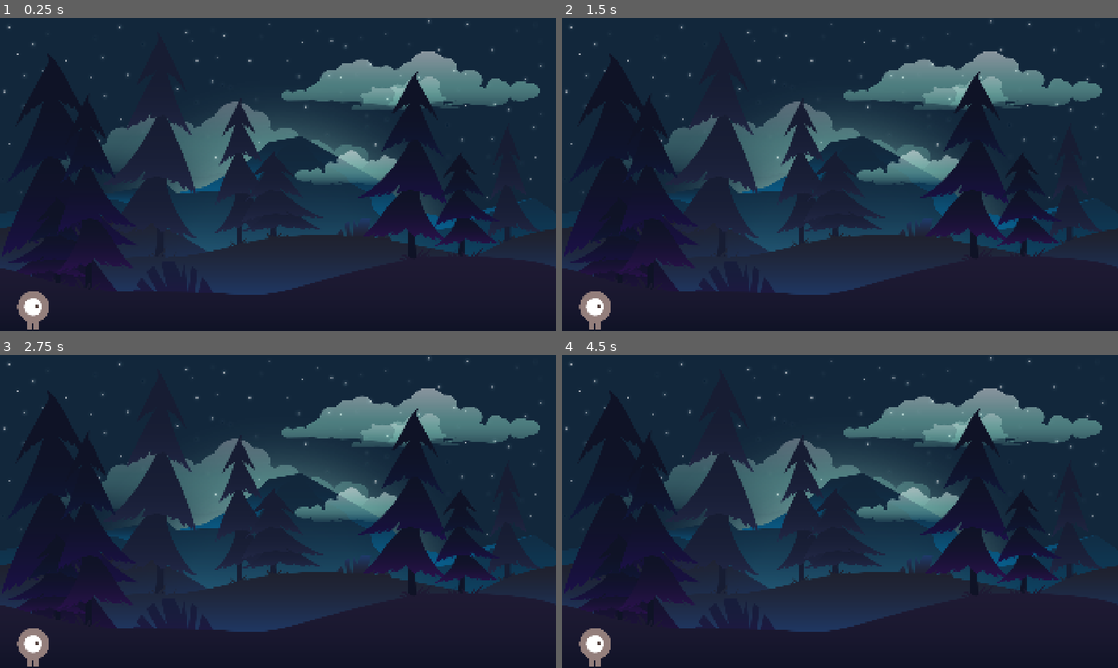
Above: before the commit, frames 1-4 (two rows, left to right).
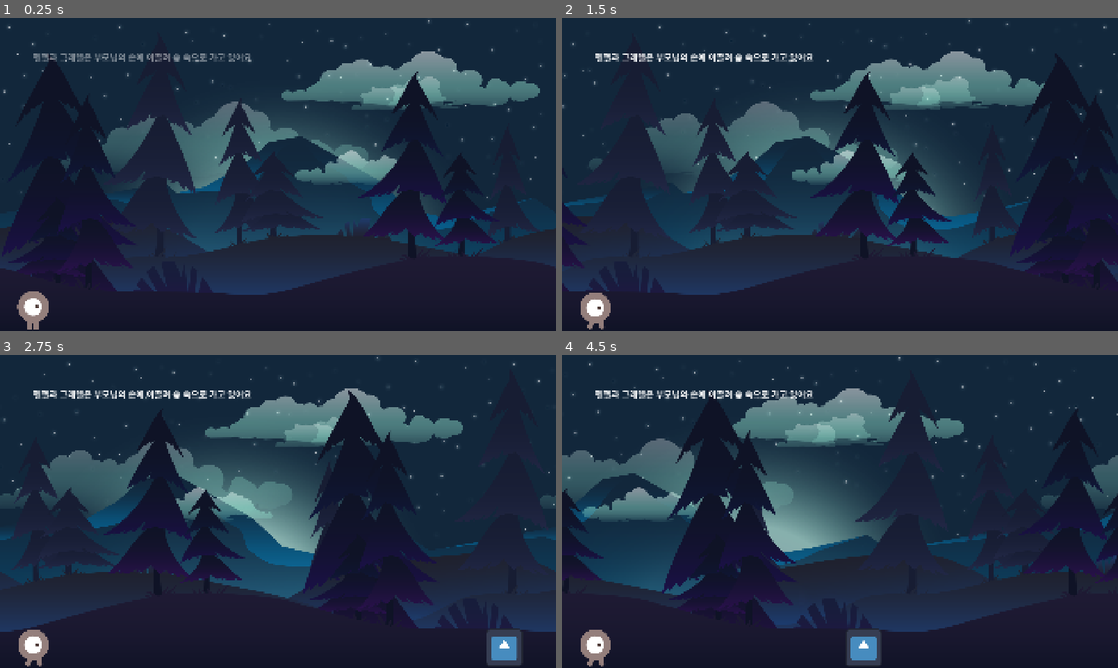
Above: after the commit, the same moments.

Repository: ParkSoeon/EyeTrackingReadingAssistance
Game: Godot game, scene res://main.tscn
Same seed, same stepped clock (60 frames per second), same inputs: the game is played once before the commit and once after it. The engine's default icon, where the game draws it, is replaced by a stand-in: a white triangle on a blue panel in a dark square.
Inputs:
- Up to frame 1 (0.25 s): no input
- Up to frame 2 (1.5 s): hold Right (move_right) 0.53-1.28 s; hold Left (move_left) from 1.28 s (still down)
- Up to frame 3 (2.75 s): release Left (move_left) at 2.03 s; hold Right (move_right) from 2.03 s (still down)
- Up to frame 4 (4.5 s): release Right (move_right) at 3.53 s; hold Left (move_left) from 3.53 s (still down)

The runs differ from the first frame. In frame 1, 0.6% of the frame differs, in the area x 6-45%, y 11-14%; in frame 2, 23%; in frame 3, 30%; in frame 4, 33%, in the area x 0-100%, y 0-100%.

Commit message:
Feat: show story

Diff:
--- a/demo/gdscripts/choice.gd
+++ b/demo/gdscripts/choice.gd
@@ -20,7 +20,7 @@
 func _ready():
 	print("ready")
 	load_story_node(STATE.current_node)
-	get_node("Player").visible = false
+	#get_node("Player").visible = false
 	#var device = AudioServer.get_input_device_list()
 	AudioServer.input_device = AudioServer.get_input_device() # 댓글에 있었네..
 	var idx = AudioServer.get_bus_index("Record")
@@ -34,7 +34,7 @@
 		print("err")
 		return
 	# 텍스트 출력
-	story_label.text = data.get("text", "")
+	#story_label.text = data.get("text", "")
 	#print(data.get("text", ""))
 
 	prompt = data.get("prompt","")
@@ -69,9 +69,10 @@
 	if STATE.current_node == "end":
 		get_tree().change_scene_to_file("res://scenes/end.tscn")
 	else:
-		get_tree().change_scene_to_file("res://scenes/choice.tscn")
+		get_tree().change_scene_to_file("res://main.tscn")
 
 func _on_red_portal_area_entered(area: Area2D) -> void:
+
 	STATE.current_node = choices[choice].next_scene
 	call_deferred("change_scene")
 
--- a/demo/main.gd
+++ b/demo/main.gd
@@ -1,15 +1,14 @@
 extends Node
 
-
+var storyManager = preload("res://gdscripts/StoryManager.gd").new()
 # Called when the node enters the scene tree for the first time.
 func _ready() -> void:
+	load_story()
 	pass # Replace with function body.
 
 
 # Called every frame. 'delta' is the elapsed time since the previous frame.
 func _process(delta: float) -> void:
-	var position = get_node("Player").position
-	print(position)
 	pass
 
 
@@ -19,3 +18,37 @@
 
 func change_scene():
 	get_tree().change_scene_to_file("res://scenes/choice.tscn")
+
+func load_story():
+	storyManager.load_story_json("res://story/story.json")
+	var data = storyManager.get_node_data(STATE.current_node)
+	if data.is_empty():
+		push_error("존재하지 않는 노드")
+		print("err")
+		return
+	var text = data.text
+	text = text.replace("\n", ".").replace(",", ".")
+	var result = text.split(".", false)
+	# 텍스트 출력
+	show_text(result,2.0)
+
+
+func show_text(lines, interval=2.0):
+	var label = $Player/Story
+	for line in lines:
+		var current_text = ""
+		current_text += line + "   "
+		label.modulate.a = 0.0
+		label.text = current_text
+		label.visible = true
+		label.create_tween().tween_property(label, "modulate:a", 1.0, 0.5)
+		await get_tree().create_timer(interval).timeout
+	make_portal()
+func make_portal():
+	var position = $Player.position
+	var portal = preload("res://portal.tscn").instantiate()
+	add_child(portal)
+
+	portal.global_position = position + Vector2(1920, 0)
+	portal.visible = true
+	portal.sleeping = false
--- a/demo/main.tscn
+++ b/demo/main.tscn
@@ -1,8 +1,7 @@
-[gd_scene load_steps=11 format=3 uid="uid://bd6ngxrqw5m8s"]
+[gd_scene load_steps=10 format=3 uid="uid://bd6ngxrqw5m8s"]
 
 [ext_resource type="Script" uid="uid://bqoqpq3lmmemp" path="res://main.gd" id="1_h2yge"]
 [ext_resource type="PackedScene" uid="uid://ixcx7k44x7xt" path="res://player.tscn" id="1_ig7tw"]
-[ext_resource type="PackedScene" uid="uid://bid640k2ffjp5" path="res://portal.tscn" id="2_0xm2m"]
 [ext_resource type="Texture2D" uid="uid://b5koi2xpe1qij" path="res://art/background/layers/clouds_1.png" id="2_1bvp3"]
 [ext_resource type="Texture2D" uid="uid://dlb3urti2dp8f" path="res://art/background/layers/sky.png" id="2_4c57u"]
 [ext_resource type="Texture2D" uid="uid://bnmt5vrghj4uc" path="res://art/background/layers/ground_2.png" id="3_lquwl"]
@@ -71,13 +70,17 @@
 position = Vector2(960, 540)
 texture = ExtResource("8_w48qg")
 
-[node name="portal" parent="." instance=ExtResource("2_0xm2m")]
-position = Vector2(3768, 1009)
-
 [node name="Player" parent="." instance=ExtResource("1_ig7tw")]
 position = Vector2(114, 1009)
+left_factor = -1
 
 [node name="Camera2D" type="Camera2D" parent="Player"]
 position = Vector2(846, -469)
 
+[node name="Story" type="Label" parent="Player"]
+offset_top = -897.0
+offset_right = 40.0
+offset_bottom = -874.0
+theme_override_font_sizes/font_size = 30
+
 [connection signal="hit" from="Player" to="." method="_on_player_hit"]
--- a/demo/player.gd
+++ b/demo/player.gd
@@ -7,7 +7,9 @@
 var client_socket = null
 
 var factor = 1
-@export var speed = 4000 # How fast the player will move (pixels/sec).
+@export var speed = 400 # How fast the player will move (pixels/sec).
+@export var left_factor = 1
+@export var right_factor = 1
 var screen_size # Size of the game window.
 
 # Called when the node enters the scene tree for the first time.
@@ -39,6 +41,29 @@
 			if data[0] == OK:
 				#print(data[1])
 				move(data[1][0], delta)
+	var velocity = Vector2.ZERO # The player's movement vector.
+	if Input.is_action_pressed("move_right"):
+		velocity.x += 1 * factor * right_factor
+	if Input.is_action_pressed("move_left"):
+		velocity.x -= 1 * factor * left_factor
+	#if Input.is_action_pressed("move_down"):
+		#velocity.y += 1
+	#if Input.is_action_pressed("move_up"):
+		#velocity.y -= 1
+
+	if velocity.length() > 0:
+		velocity = velocity.normalized() * speed
+		$AnimatedSprite2D.play()
+	else:
+		$AnimatedSprite2D.stop()
+
+	position += velocity * delta
+	#position = position.clamp(Vector2.ZERO, screen_size)
+
+	if velocity.x < 0:
+		$AnimatedSprite2D.flip_h = true
+	else:
+		$AnimatedSprite2D.flip_h = false
 
 
 #func _on_body_entered(_body):
@@ -62,12 +87,12 @@
 	var direction = cmd
 	var velocity = Vector2.ZERO  # 기본적으로 멈춤 상태
 
-	if direction == 10: velocity.x += 1 * factor
-	elif direction == 34: velocity.x += 1 * factor
-	elif direction == 18: velocity.x += 1 * factor
-	elif direction == 9: velocity.x += -1 * factor
-	elif direction == 33: velocity.x += -1 * factor
-	elif direction == 17: velocity.x += -1 * factor
+	if direction == 10: velocity.x += 1 * factor * right_factor
+	elif direction == 34: velocity.x += 1 * factor * right_factor
+	elif direction == 18: velocity.x += 1 * factor * right_factor
+	elif direction == 9: velocity.x += -1 * factor * left_factor
+	elif direction == 33: velocity.x += -1 * factor * left_factor
+	elif direction == 17: velocity.x += -1 * factor * left_factor
 
 	if direction == 0: velocity = Vector2.ZERO
 
@@ -78,7 +103,7 @@
 		$AnimatedSprite2D.stop()
 
 	position += velocity * delta
-	position = position.clamp(Vector2.ZERO, screen_size)
+	#position = position.clamp(Vector2.ZERO, screen_size)
 
 	if velocity.x < 0:
 		$AnimatedSprite2D.flip_h = true
--- a/demo/scenes/choice.tscn
+++ b/demo/scenes/choice.tscn
@@ -68,6 +68,7 @@
 label_settings = SubResource("LabelSettings_yhyp7")
 horizontal_alignment = 1
 vertical_alignment = 1
+autowrap_mode = 3
 
 [node name="Red" type="Area2D" parent="."]
 collision_layer = 2
@@ -98,6 +99,7 @@
 label_settings = SubResource("LabelSettings_8qvna")
 horizontal_alignment = 1
 vertical_alignment = 1
+autowrap_mode = 3
 
 [node name="Player" parent="." instance=ExtResource("2_yhyp7")]
 position = Vector2(951, 545)
@@ -106,6 +108,7 @@
 
 [node name="RedPortal" type="Area2D" parent="."]
 position = Vector2(30, 540)
+collision_layer = 2
 metadata/_edit_group_ = true
 
 [node name="CollisionShape2D" type="CollisionShape2D" parent="RedPortal"]
@@ -122,14 +125,14 @@
 [node name="StoryLabel" type="Label" parent="."]
 anchors_preset = 10
 anchor_right = 1.0
-offset_left = 598.0
+offset_left = 61.0
 offset_top = 137.0
-offset_right = -586.0
+offset_right = -58.0
 offset_bottom = 425.0
 grow_horizontal = 2
-text = "asdasd"
 label_settings = SubResource("LabelSettings_jt4bu")
 horizontal_alignment = 1
+autowrap_mode = 3
 
 [node name="AudioStreamReocrd" type="AudioStreamPlayer" parent="."]
 stream = SubResource("AudioStreamMicrophone_8qvna")
